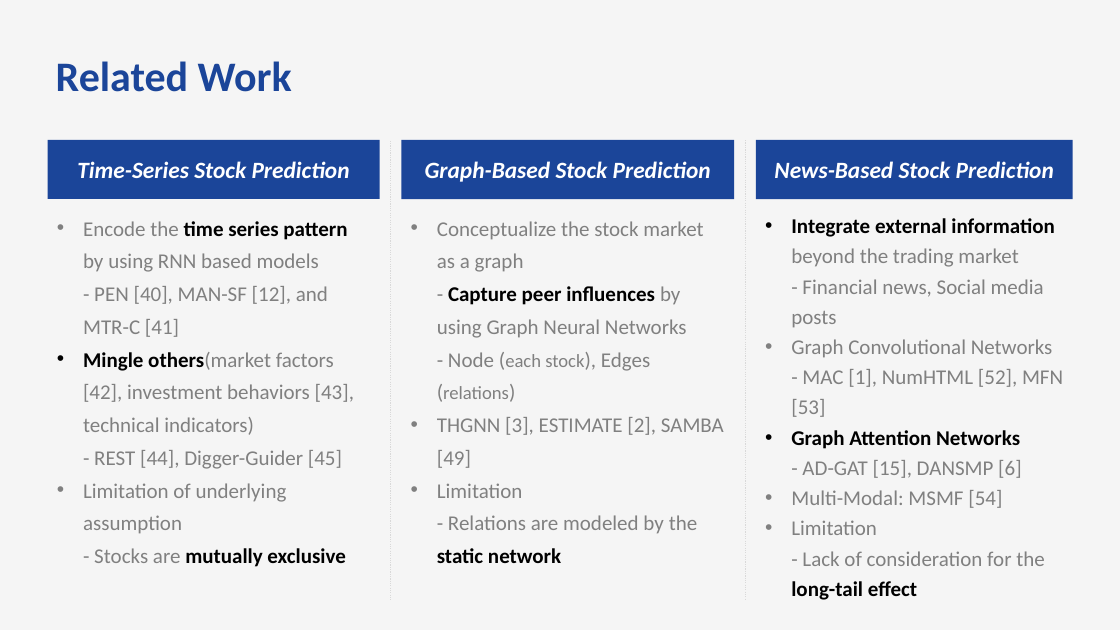
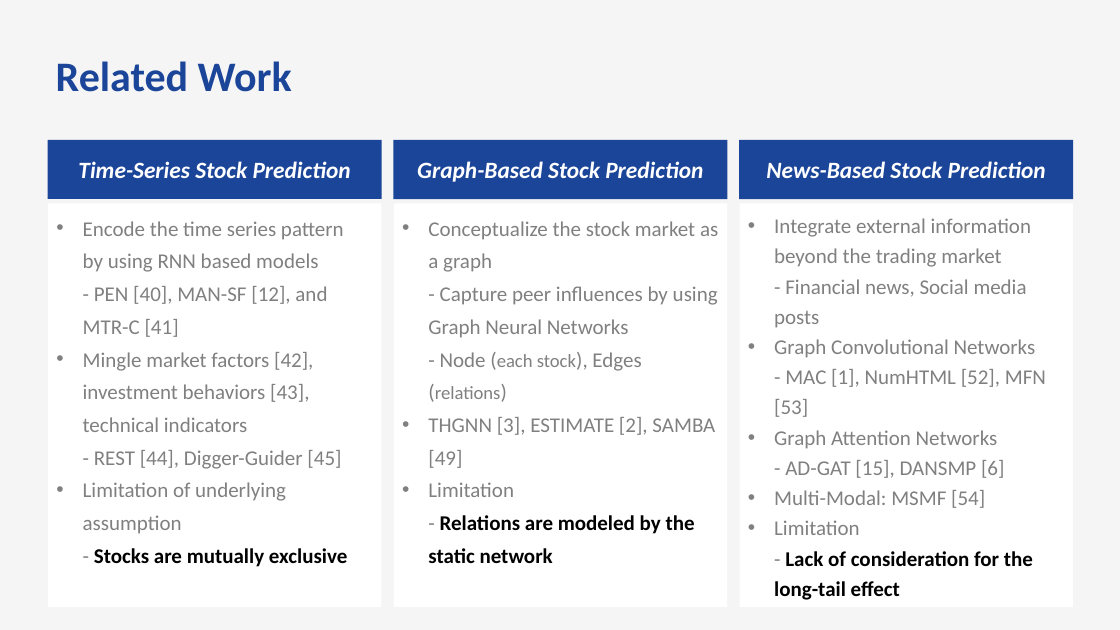
Before and after one commit to bts1991/study, a slide deck: slide 6 of 논문 Review/Others/paper_review.pptx. Drawn at 1120x630 pixels with LibreOffice and Linux fonts; fonts in the diff are those of the drawing. Boxes give left, top, right and bottom in pixels: in the first picture for what was removed or moved away, otherwise in the second. Text is boxed around its words. In the diff, an @@ line names an element or a change of style, - is before the commit and + after.

```diff
--- a/논문 Review/Others/paper_review.pptx
+++ b/논문 Review/Others/paper_review.pptx
@@ line removed from (391, 141) to (391, 601) @@
@@ rectangle "Graph-Based Stock Prediction": place and size @@
-rectangle "Graph-Based Stock Prediction" at bbox=[402, 139, 734, 199]
+rectangle "Graph-Based Stock Prediction" at bbox=[393, 139, 728, 199]
@@ rectangle "News-Based Stock Prediction": place and size @@
-rectangle "News-Based Stock Prediction" at bbox=[756, 139, 1073, 199]
+rectangle "News-Based Stock Prediction" at bbox=[739, 139, 1074, 199]
@@ line removed from (745, 140) to (745, 601) @@
@@ fill none to #FFFFFF in 3 elements at bbox=[394, 203, 728, 607], bbox=[739, 203, 1073, 607], bbox=[48, 203, 381, 607] @@
@@ rectangle "Encode the time series pattern ...": place and size @@
-rectangle "Encode the time series pattern ..." at bbox=[83, 221, 354, 567]
+rectangle "Encode the time series pattern ..." at bbox=[48, 203, 381, 607]
@@ rectangle "Conceptualize the stock market as ...": place and size @@
-rectangle "Conceptualize the stock market as ..." at bbox=[437, 221, 724, 563]
+rectangle "Conceptualize the stock market as ..." at bbox=[394, 203, 728, 607]
@@ rectangle "Integrate external information beyond the ...": place and size @@
-rectangle "Integrate external information beyond the ..." at bbox=[791, 218, 1063, 600]
+rectangle "Integrate external information beyond the ..." at bbox=[739, 203, 1073, 607]
@@ text in rectangle at bbox=[83, 221, 347, 567]: text colour #000000 to #808080, bold off in "time series pattern"; text colour #808080 to #000000, bold on in "Stocks are" @@
@@ text in rectangle at bbox=[428, 221, 718, 563]: text colour #000000 to #808080, bold off in "Capture peer influences"; text colour #808080 to #000000, bold on in "Relations are modeled by the" @@
@@ text in rectangle at bbox=[774, 218, 1033, 600]: text colour #000000 to #808080, bold off in "Integrate external information", "Graph Attention Networks"; text colour #808080 to #000000, bold on in "Lack of consideration for the" @@
@@ text in rectangle at bbox=[83, 352, 341, 469]: text changed @@
-  • Mingle others(market factors [42], investment behaviors [43], technical indicators)
-    - REST [44], Digger-Guider [45]
+  • Mingle market factors [42], investment behaviors [43], technical indicators
+    - REST [44], Digger-Guider [45]
```
Also in this commit, not shown: 13 other slides changed, 1 other file.
